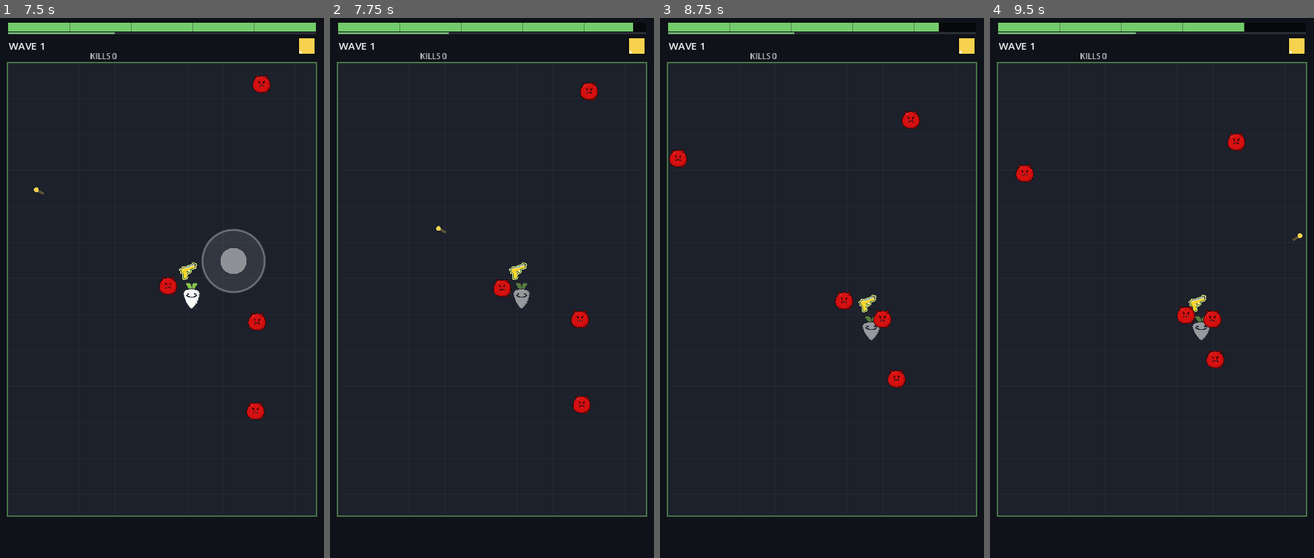
Above: before the commit, frames 1-4 (left to right).
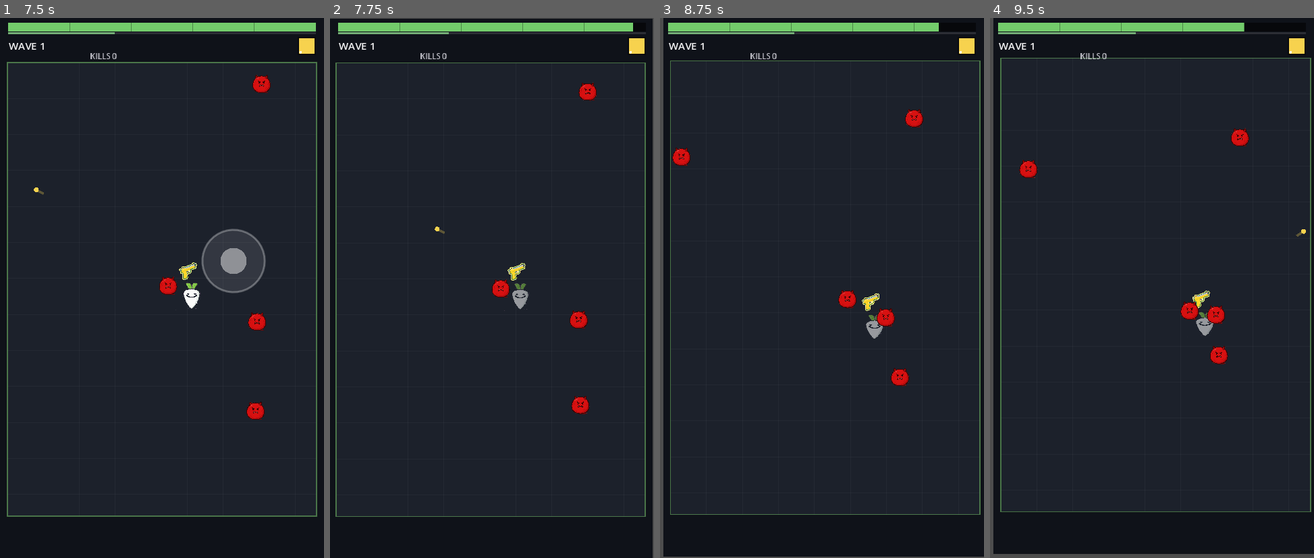
Above: after the commit, the same moments.

Repository: xiaomo945/veggie-arena
Game: Godot game, scene res://ui/Screens/Main.tscn
The game is run twice, just before and just after one commit, with the same random seed, the same clock (stepped at 60 frames per second) and the same inputs.
Inputs (mouse positions are in pixels of both pictures, inside the frame that each line leads up to):
- Up to frame 1 (7.5 s): click "START" at 0.5 s; tap Enter at 1.25, 3.5 s; move the mouse to (233, 261) at 1.27 s; click (233, 261) at 1.42 s; tap Space at 2 s; drag from (97, 315) to (145, 396) at 2.02 s; move the mouse to (194, 169) at 2.77 s; click (194, 169) at 2.92 s; drag from (145, 396) to (64, 207) at 3.52 s; move the mouse to (259, 369) at 4.27 s; click (259, 369) at 4.42 s; drag from (64, 207) to (113, 153) at 5.02 s; move the mouse to (178, 288) at 5.77 s; click (178, 288) at 5.92 s; drag from (113, 153) to (97, 315) at 6.52 s; move the mouse to (233, 261) at 7.27 s; click (233, 261) at 7.42 s
- Up to frame 2 (7.75 s): no input
- Up to frame 3 (8.75 s): drag from (757, 315) to (805, 396) at 8.02 s
- Up to frame 4 (9.5 s): move the mouse to (1184, 169) at 8.77 s; click (1184, 169) at 8.92 s

Frame 1 is identical in both runs. In frame 2, 2.7% of the frame differs, in the area x 0-100%, y 0-100%; in frame 3, 4.1%; in frame 4, 5.0%.

Commit message:
feat: 程序化音效 + 屏幕震动（打击感）
- Sfx 单例：代码合成 7 种短音效（开火/命中/击杀/拾取/波次/受伤/结束），接 Events 信号即播，无外部素材
- 高频信号（开火/命中/击杀）做毫秒级节流，避免一帧几十发叠爆音
- 玩家受伤时屏幕震动（canvas_transform 抖动+每帧衰减回正），中被撞更有反馈
- 153 项单测全绿；headless 模拟无 SCRIPT ERROR（AudioServer dummy 安全）

Diff:
--- /dev/null
+++ b/godot/autoload/Sfx.gd
@@ -0,0 +1,94 @@
+extends Node
+
+# 程序化音效：不下载任何素材，用代码合成 PCM16 短音，接 Events 信号即播。
+# 出海网页版在玩家点 START（用户手势）后才会解锁 WebAudio，音效随之生效。
+# headless 模拟里 AudioServer 是 dummy，play() 安全无副作用。
+#
+# 信号高发的（开火/命中/击杀）都做了节流，避免一帧几十发把声音叠爆。
+
+var _players: Dictionary = {}
+var _last_hp := 999
+var _last_at: Dictionary = {}   # 每种音效上次播放的毫秒时间，用于节流
+
+func _ready() -> void:
+	_make("shoot", _synth(900, 240, 0.07, 0.22, 0.55))
+	_make("hit",   _synth(1300, 620, 0.045, 0.28, 0.0))
+	_make("kill",  _synth(420, 940, 0.10, 0.30, 0.0))
+	_make("pickup",_synth(880, 1340, 0.12, 0.34, 0.0))
+	_make("wave",  _synth(300, 760, 0.35, 0.30, 0.0))
+	_make("hurt",  _synth(220, 80, 0.16, 0.42, 0.4))
+	_make("over",  _synth(520, 110, 0.7, 0.42, 0.2))
+
+	Events.weapon_fired.connect(_on_shoot)
+	Events.damage_dealt.connect(_on_hit)
+	Events.enemy_killed.connect(_on_kill)
+	Events.pickup_spawned.connect(_on_pickup)
+	Events.wave_started.connect(_on_wave)
+	Events.player_hp_changed.connect(_on_hp)
+	Events.player_died.connect(_on_died)
+
+# 合成一段单声道 16bit PCM 的 AudioStreamWAV
+# f0->f1 频率滑音，dur 秒，vol 音量，noise 噪声占比（0=纯音）
+func _synth(f0: float, f1: float, dur: float, vol: float, noise: float) -> AudioStreamWAV:
+	var rate := 44100
+	var n := int(rate * dur)
+	var data := PackedByteArray()
+	for i in n:
+		var t := float(i) / float(rate)
+		var p := t / dur
+		var freq := f0 + (f1 - f0) * p
+		var env := (1.0 - p)
+		env = env * env              # 更陡的衰减，听感更"短促"
+		var s := sin(2.0 * PI * freq * t)
+		if noise > 0.0:
+			s = s * (1.0 - noise) + (randf() * 2.0 - 1.0) * noise
+		var v := s * env * vol
+		var pcm := int(clampf(v, -1.0, 1.0) * 32767.0)
+		data.append(pcm & 0xFF)
+		data.append((pcm >> 8) & 0xFF)
+	var wav := AudioStreamWAV.new()
+	wav.format = AudioStreamWAV.FORMAT_16_BITS
+	wav.mix_rate = rate
+	wav.stereo = false
+	wav.data = data
+	return wav
+
+func _make(key: String, stream: AudioStreamWAV) -> void:
+	var p := AudioStreamPlayer.new()
+	p.stream = stream
+	p.bus = "Master"
+	add_child(p)
+	_players[key] = p
+
+# 节流：同音效距上次播放不足 gap_ms 就跳过（避免一帧几十发叠爆）
+func _play(key: String, gap_ms: int) -> void:
+	var now := Time.get_ticks_msec()
+	if _last_at.has(key) and now - _last_at[key] < gap_ms:
+		return
+	_last_at[key] = now
+	var p: AudioStreamPlayer = _players.get(key)
+	if p != null:
+		p.play()
+
+func _on_shoot(_a: Vector2, _b: Vector2, _c: Dictionary, _d: Color) -> void:
+	_play("shoot", 55)
+
+func _on_hit(_amount: int, _pos: Vector2, _crit: bool) -> void:
+	_play("hit", 45)
+
+func _on_kill(_type: String, _pos: Vector2) -> void:
+	_play("kill", 35)
+
+func _on_pickup(_pos: Vector2, _value: int) -> void:
+	_play("pickup", 60)
+
+func _on_wave(_w: int) -> void:
+	_play("wave", 200)
+
+func _on_hp(hp: int, _max_hp: int) -> void:
+	if hp < _last_hp:
+		_play("hurt", 80)
+	_last_hp = hp
+
+func _on_died() -> void:
+	_play("over", 500)
--- a/godot/project.godot
+++ b/godot/project.godot
@@ -15,6 +15,7 @@
 Data="*res://autoload/Data.gd"
 Events="*res://autoload/Events.gd"
 GameState="*res://autoload/GameState.gd"
+Sfx="*res://autoload/Sfx.gd"
 
 [display]
 
--- a/godot/ui/Screens/Main.gd
+++ b/godot/ui/Screens/Main.gd
@@ -13,6 +13,8 @@
 var player: Node2D
 var game: Node
 var _rng := RandomNumberGenerator.new()
+var _shake := 0.0          # 屏幕震动强度，受伤时拉起、每帧衰减
+var _prev_hp := 100
 
 const BG := Color(0.06, 0.07, 0.10)
 const FLOOR := Color(0.11, 0.13, 0.17)
@@ -39,6 +41,7 @@
 	var title = TitleScene.new()
 	add_child(title)
 	Events.run_requested.connect(_begin_run)
+	Events.player_hp_changed.connect(_on_hp_shake)
 
 	queue_redraw()
 
@@ -51,8 +54,24 @@
 
 # 标题页"开始" / 死亡页"再来一局" 都走这里：正式开跑一局
 func _begin_run() -> void:
+	_prev_hp = GameState.max_hp
+	_shake = 0.0
 	if game != null and game.has_method("start_run"):
 		game.start_run()
+
+# 掉血 → 屏幕震动（受伤反馈，比单纯闪白更"中被撞"）
+func _on_hp_shake(hp: int, _m: int) -> void:
+	if hp < _prev_hp:
+		_shake = 9.0
+	_prev_hp = hp
+
+func _process(delta: float) -> void:
+	if _shake > 0.1:
+		_shake = maxf(0.0, _shake - delta * 42.0)
+		var o := Vector2(randf_range(-_shake, _shake), randf_range(-_shake, _shake))
+		get_tree().root.canvas_transform = Transform2D(0, o)
+	elif get_tree().root.canvas_transform.origin != Vector2.ZERO:
+		get_tree().root.canvas_transform = Transform2D(0, Vector2.ZERO)
 
 func _sim_arg() -> float:
 	# 注意：Godot 4 里 "--" 之后的参数只在 get_cmdline_user_args() 里，
